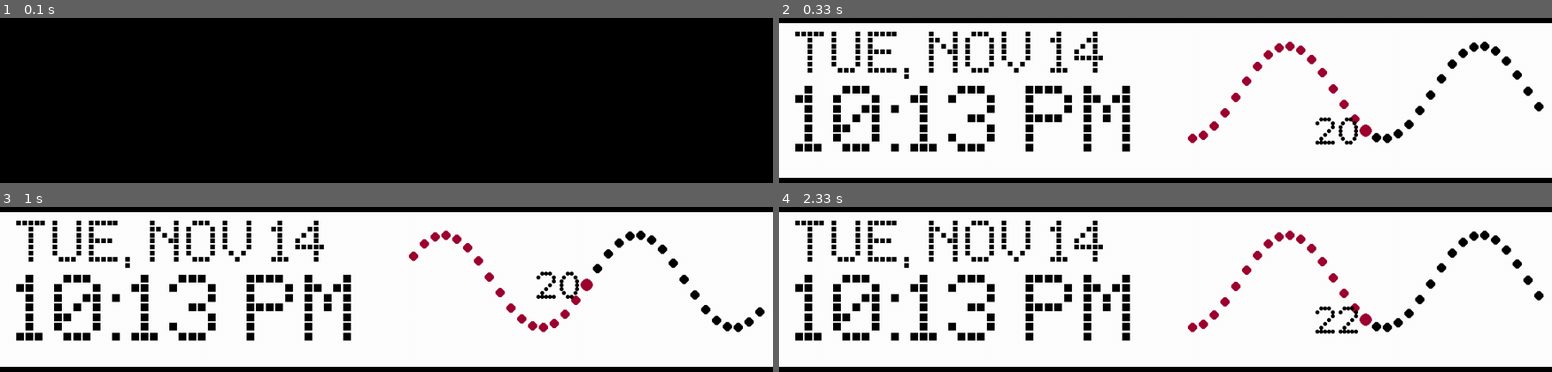
Above: before the commit, frames 1-4 (two rows, left to right).
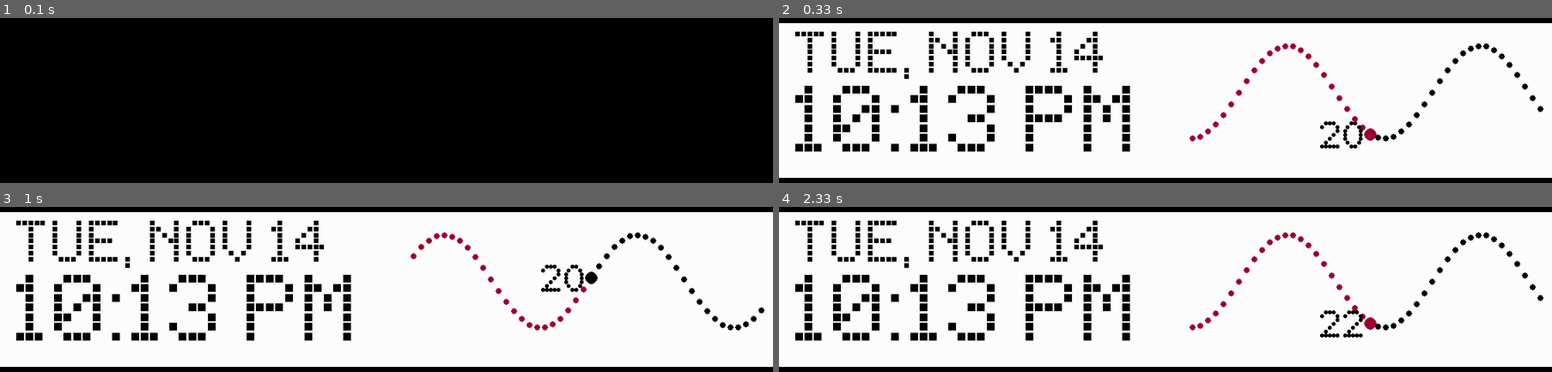
Above: after the commit, the same moments.

Repository: jdogmcsteezy/sinWaveClock
Game: pygame game, started from SinWaveClock.py
Two runs of this game, one before a commit and one after it. Both use one fixed random seed, a clock stepped at 60 frames per second and the inputs below.
Inputs:
- Up to frame 1 (0.1 s): no input
- Up to frame 2 (0.33 s): no input
- Up to frame 3 (1 s): no input
- Up to frame 4 (2.33 s): no input

Frame 1 is identical in both runs. In frame 2, 2.7% of the frame differs, in the area x 52-99%, y 14-80%; in frame 3, 2.6%; in frame 4, 2.7%.

Commit message:
change dot size and spacing

Diff:
--- a/SinWaveClock.py
+++ b/SinWaveClock.py
@@ -9,7 +9,7 @@
     pygame.Surface.__init__(self,(width, height))
     pygame.font.init()
     self.sin_Length_ = 451
-    self.sin_DotProximity_ = 14
+    self.sin_DotProximity_ = 10
     self.sin_DotSize_ = 8
     self.sin_Period_ = .25
     self.sin_Frequency_ = 4
@@ -17,7 +17,7 @@
     self.sin_YDisplacment_ = -10
     self.sin_XDisplacment_ = 535
     self.sin_LnColor_ = lnColor
-    self.sin_LnRadius_ = 6
+    self.sin_LnRadius_ = 4
     self.bgColor_ = bgColor
     self.bgSurface_ = pygame.Surface((width, height))
     self.datePosition_ = (20,10)
